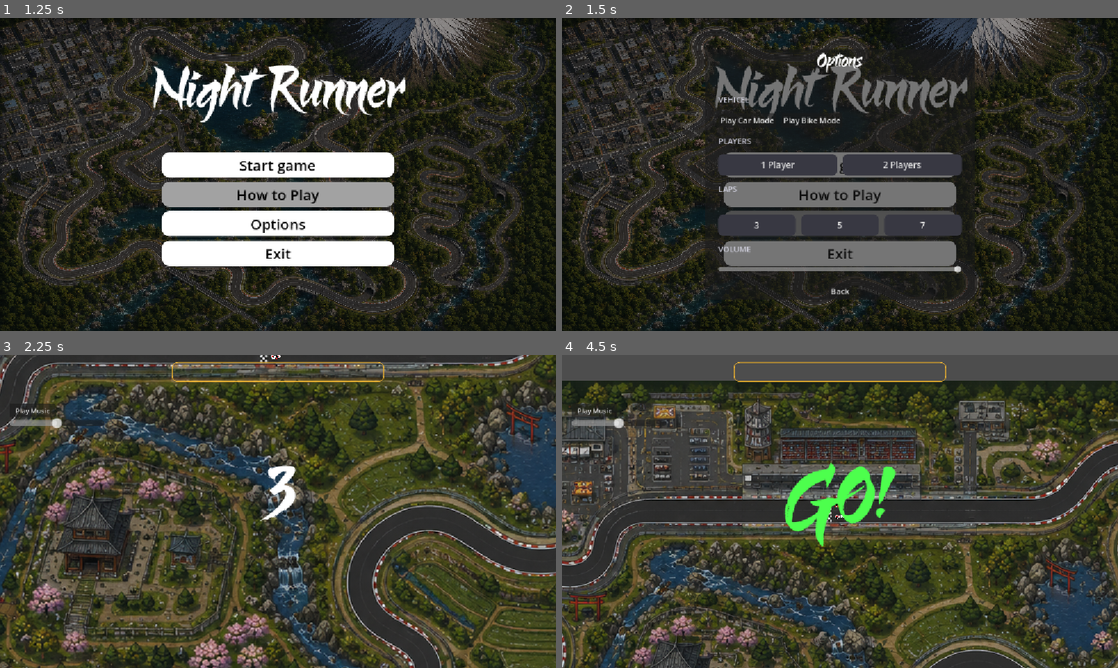
Above: before the commit, frames 1-4 (two rows, left to right).
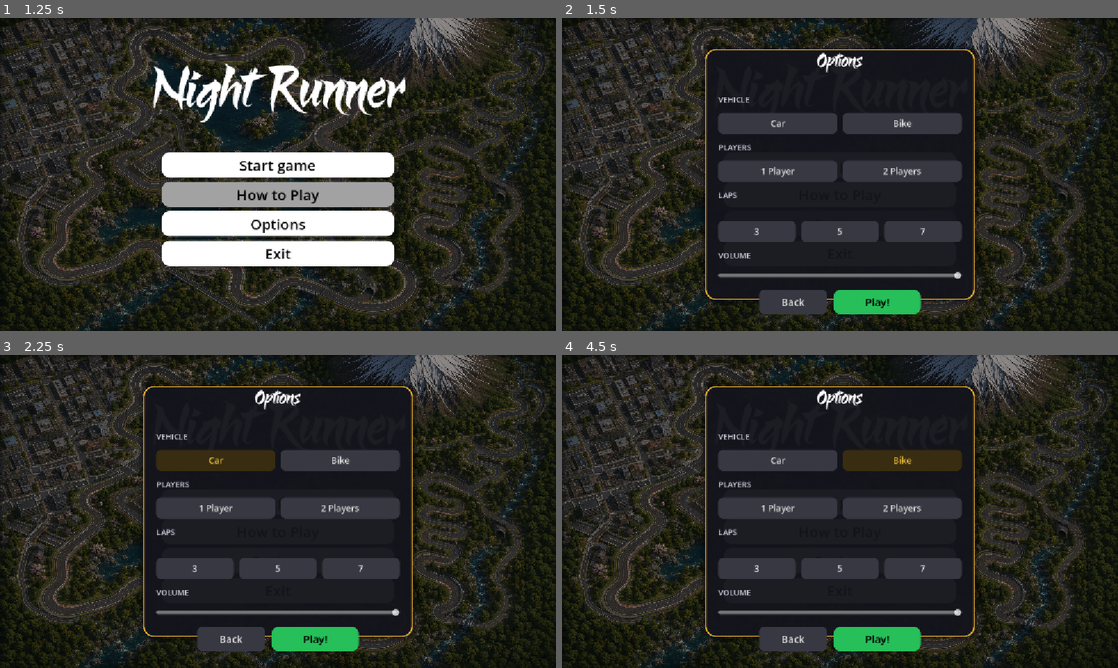
Above: after the commit, the same moments.

Repository: Bhaumik1234-star/Racer2dgt
Game: Godot game, scene res://main_menu.tscn
Same seed, same stepped clock (60 frames per second), same inputs: the game is played once before the commit and once after it. Sound files missing from this copy of the repository are replaced by a short silence.
Inputs (mouse positions are in pixels of both pictures, inside the frame that each line leads up to):
- Up to frame 1 (1.25 s): click "How to Play" at 0.5 s
- Up to frame 2 (1.5 s): click "Options" at 1.25 s
- Up to frame 3 (2.25 s): click "Play Car Mode" (after the commit: "Car") at 2 s
- Up to frame 4 (4.5 s): click (901, 461) at 2.75 s, where only the run after the commit has a clickable "Bike"; click (901, 508) at 3.5 s, where only the run after the commit has a clickable "2 Players"; click (756, 567) at 4.25 s, where only the run after the commit has a clickable "3"

Frame 1 is identical in both runs. In frame 2, 21% of the frame differs, in the area x 25-75%, y 8-95%; in frame 3, 75%, in the area x 0-100%, y 0-100%; in frame 4, 74%.
Error after the commit: Invalid access to property or key 'master_volume' on a base object of type 'Node (GameManager.gd)'. (res://MainMenu.gd:21)

Commit message:
Added new ui
Added a new ui for options and i added a tutorial screen and level but right now its not working.

Diff:
--- a/MainMenu.gd
+++ b/MainMenu.gd
@@ -1,36 +1,127 @@
 extends Control
 
+
 @onready var options_panel: Panel = $OptionsPanel
+@onready var click_sfx: AudioStreamPlayer = $ClickSFX if has_node("ClickSFX") else null
+
+@onready var car_mode_btn: Button = $OptionsPanel/VBox/VehicleRow/CarModeButton if has_node("OptionsPanel/VBox/VehicleRow/CarModeButton") else null
+@onready var bike_mode_btn: Button = $OptionsPanel/VBox/VehicleRow/BikeModeButton if has_node("OptionsPanel/VBox/VehicleRow/BikeModeButton") else null
+@onready var one_player_btn: Button = $OptionsPanel/VBox/PlayersRow/OnePlayerButton if has_node("OptionsPanel/VBox/PlayersRow/OnePlayerButton") else null
+@onready var two_player_btn: Button = $OptionsPanel/VBox/PlayersRow/TwoPlayerButton if has_node("OptionsPanel/VBox/PlayersRow/TwoPlayerButton") else null
+@onready var laps3_btn: Button = $OptionsPanel/VBox/LapRows/Laps3Button if has_node("OptionsPanel/VBox/LapRows/Laps3Button") else null
+@onready var laps5_btn: Button = $OptionsPanel/VBox/LapRows/Lap5Button if has_node("OptionsPanel/VBox/LapRows/Laps5Button") else null
+@onready var lap7_btn: Button = $OptionsPanel/VBox/LapRows/Lap7Button if has_node("OptionsPanel/VBox/LapsRows/Laps7Button") else null
+@onready var volume_slider: HSlider = $OptionsPanel/VBox/VolumeRow/VolumeSlider if has_node("OptionsPanel/VBox/VolumeRow/VolumeSlider") else null
+
 
 func _ready() -> void:
 	if options_panel:
 		options_panel.hide()
+	if volume_slider:
+		volume_slider.value = GameManager.master_volume
+	_refresh_option_button()
 
-func _on_start_pressed() -> void:
+
+func _click() -> void:
+	if click_sfx:
+		click_sfx.play()
+
+func _refresh_option_button() -> void:
+	var selected := Color(1.0, 0.8, 0.25, 1)
+	var unselected := Color(1, 1, 1, 1)
+	if car_mode_btn:
+		car_mode_btn.modulate = selected if GameManager.selected_vehicle == "car" else unselected
+	if bike_mode_btn:
+		bike_mode_btn.modulate = selected if GameManager.selected_vehicle == "bike" else unselected
+	if one_player_btn:
+		one_player_btn.modulate = selected if GameManager.single_player else unselected
+	if two_player_btn:
+		two_player_btn.modulate = selected if not GameManager.single_player else unselected
+	if laps3_btn:
+		laps3_btn.modulate = selected if GameManager.max_laps == 3 else unselected
+	if laps5_btn:
+		laps5_btn.modulate = selected if GameManager.max_laps == 5 else unselected
+	if lap7_btn:
+		lap7_btn.modulate = selected if GameManager.max_laps == 7 else unselected
+
+
+func _on_start_button_pressed() -> void:
+	_click()
 	GameManager.selected_vehicle = "car"
-	get_tree().change_scene_to_file("res://Scripts/Track.tscn")
+	get_tree().change_scene_to_file("res://Scenes/LevelSelect.tscn")
 
 func _on_settings_pressed() -> void:
+	_click()
 	if options_panel:
 		options_panel.show()
 
-func _on_exit_pressed() -> void:
+func _on_exit_button_pressed() -> void:
+	_click()
 	get_tree().quit()
 
-# --- Options Menu Buttons ---
+
+func _on_how_to_play_button_pressed() -> void:
+	_click()
+	GameManager.pending_level_scene = ""
+	get_tree().change_scene_to_file("res://Scenes/Tutorial.tscn")
+
 
 func _on_options_button_pressed() -> void:
+	_click()
 	if options_panel:
 		options_panel.show()
 
 func _on_car_mode_button_pressed() -> void:
+	_click()
 	GameManager.selected_vehicle = "car"
-	get_tree().change_scene_to_file("res://Scripts/Track.tscn")
+	_refresh_option_button()
 
 func _on_bike_mode_button_pressed() -> void:
+	_click()
 	GameManager.selected_vehicle = "bike"
-	get_tree().change_scene_to_file("res://Scripts/Track.tscn")
+	_refresh_option_button()
+
+
+func _on_one_player_button_pressed() -> void:
+	_click()
+	GameManager.single_player = true
+	_refresh_option_button()
+
+
+func _on_two_player_button_pressed() -> void:
+	_click()
+	GameManager.single_player = false
+	_refresh_option_button()
+
+
+func _on_laps_3_button_pressed() -> void:
+	_click()
+	GameManager.max_laps = 3
+	_refresh_option_button()
+
+
+func _on_lap_5_button_pressed() -> void:
+	_click()
+	GameManager.max_laps = 5
+	_refresh_option_button()
+
+
+func _on_lap_7_button_pressed() -> void:
+	_click()
+	GameManager.max_laps = 7
+	_refresh_option_button()
+
+func _on_volume_slider_value_changed(value: float) -> void:
+	GameManager.master_volume = value
+	GameManager.apply_master_volune()
+
+
+func _on_play_button_pressed() -> void:
+	_click()
+	get_tree().change_scene_to_file("res://Scenes/LevelSelect.tscn")
+
 
 func _on_back_button_pressed() -> void:
+	_click()
 	if options_panel:
 		options_panel.hide()
--- /dev/null
+++ b/Scenes/LevelSelect.tscn
@@ -0,0 +1,74 @@
+[gd_scene format=3 uid="uid://b174lrbxfybjp"]
+
+[ext_resource type="Texture2D" uid="uid://djnx446t7ojr5" path="res://MAP.png" id="1_fo23m"]
+[ext_resource type="AudioStream" uid="uid://cdfwl23d8mp2m" path="res://Sound Effects/SFX/ui_click.wav" id="2_1cx81"]
+[ext_resource type="FontFile" uid="uid://c45ggjx6dsfvw" path="res://Hoshiko Satsuki.ttf" id="3_1cx81"]
+
+[sub_resource type="StyleBoxTexture" id="StyleBoxTexture_1qomi"]
+texture = ExtResource("1_fo23m")
+modulate_color = Color(0.4509804, 0.4509804, 0.4509804, 1)
+
+[node name="LevelSelect" type="Control" unique_id=942363223]
+layout_mode = 3
+anchors_preset = 15
+anchor_right = 1.0
+anchor_bottom = 1.0
+grow_horizontal = 2
+grow_vertical = 2
+
+[node name="Panel" type="Panel" parent="." unique_id=1220810879]
+layout_mode = 1
+anchors_preset = 15
+anchor_right = 1.0
+anchor_bottom = 1.0
+grow_horizontal = 2
+grow_vertical = 2
+theme_override_styles/panel = SubResource("StyleBoxTexture_1qomi")
+
+[node name="ClickSFX" type="AudioStreamPlayer" parent="." unique_id=134857035]
+stream = ExtResource("2_1cx81")
+
+[node name="VBoxContainer" type="VBoxContainer" parent="." unique_id=1897478133]
+layout_mode = 1
+anchors_preset = 15
+anchor_right = 1.0
+anchor_bottom = 1.0
+offset_left = 40.0
+offset_top = 24.0
+offset_right = -40.0
+offset_bottom = -24.0
+grow_horizontal = 2
+grow_vertical = 2
+theme_override_constants/separation = 16
+
+[node name="Title" type="Label" parent="VBoxContainer" unique_id=1351315803]
+layout_mode = 2
+theme_override_fonts/font = ExtResource("3_1cx81")
+theme_override_font_sizes/font_size = 44
+text = "Select Track"
+horizontal_alignment = 1
+
+[node name="ScrollContainer" type="ScrollContainer" parent="VBoxContainer" unique_id=285917325]
+layout_mode = 2
+size_flags_vertical = 3
+
+[node name="GridContainer" type="GridContainer" parent="VBoxContainer/ScrollContainer" unique_id=364109373]
+layout_mode = 2
+size_flags_horizontal = 3
+theme_override_constants/h_separation = 20
+theme_override_constants/v_separation = 20
+columns = 5
+
+[node name="LockedMsg" type="Label" parent="VBoxContainer" unique_id=1235393630]
+layout_mode = 2
+theme_override_colors/font_color = Color(1, 0.4, 0.4, 1)
+theme_override_font_sizes/font_size = 18
+text = "Beat the previous level first to unlock this track!"
+horizontal_alignment = 1
+
+[node name="BackButton" type="Button" parent="VBoxContainer" unique_id=1896901386]
+custom_minimum_size = Vector2(160, 48)
+layout_mode = 2
+size_flags_horizontal = 4
+theme_override_font_sizes/font_size = 20
+text = "Back"
--- /dev/null
+++ b/Scenes/Tutorial.tscn
@@ -0,0 +1,82 @@
+[gd_scene format=3 uid="uid://c8e81ibdusi8p"]
+
+[ext_resource type="Texture2D" uid="uid://djnx446t7ojr5" path="res://MAP.png" id="1_7bloo"]
+[ext_resource type="Script" uid="uid://cbsi574k87pw8" path="res://Scripts/Tutorial.gd" id="1_rlm2d"]
+[ext_resource type="AudioStream" uid="uid://cdfwl23d8mp2m" path="res://Sound Effects/SFX/ui_click.wav" id="2_rlm2d"]
+[ext_resource type="AudioStream" uid="uid://dfmagq4kvqle1" path="res://Music/Game Song.mp3" id="3_3j26a"]
+[ext_resource type="FontFile" uid="uid://c45ggjx6dsfvw" path="res://Hoshiko Satsuki.ttf" id="4_x7a1n"]
+
+[sub_resource type="StyleBoxTexture" id="StyleBoxTexture_vv0ms"]
+texture = ExtResource("1_7bloo")
+modulate_color = Color(0.4, 0.4, 0.4, 1)
+
+[node name="Tutorial" type="Control" unique_id=1624769005]
+layout_mode = 3
+anchors_preset = 15
+anchor_right = 1.0
+anchor_bottom = 1.0
+grow_horizontal = 2
+grow_vertical = 2
+script = ExtResource("1_rlm2d")
+
+[node name="Panel" type="Panel" parent="." unique_id=381061730]
+layout_mode = 0
+offset_right = 1152.0
+offset_bottom = 648.0
+theme_override_styles/panel = SubResource("StyleBoxTexture_vv0ms")
+
+[node name="ClickSFX" type="AudioStreamPlayer" parent="." unique_id=1853321663]
+stream = ExtResource("2_rlm2d")
+
+[node name="MusicPlayer" type="AudioStreamPlayer" parent="." unique_id=783306999]
+stream = ExtResource("3_3j26a")
+volume_db = -4.0
+
+[node name="VBoxContainer" type="VBoxContainer" parent="." unique_id=492170191]
+layout_mode = 1
+anchors_preset = 15
+anchor_right = 1.0
+anchor_bottom = 1.0
+offset_left = 60.0
+offset_top = 24.0
+offset_right = -60.0
+offset_bottom = -24.0
+grow_horizontal = 2
+grow_vertical = 2
+theme_override_constants/separation = 16
+
+[node name="Title" type="Label" parent="VBoxContainer" unique_id=794469665]
+layout_mode = 2
+theme_override_fonts/font = ExtResource("4_x7a1n")
+theme_override_font_sizes/font_size = 44
+text = "How to Play"
+horizontal_alignment = 1
+
+[node name="ScrollContainer" type="ScrollContainer" parent="VBoxContainer" unique_id=894716030]
+layout_mode = 2
+size_flags_vertical = 3
+
+[node name="SectionList" type="VBoxContainer" parent="VBoxContainer/ScrollContainer" unique_id=1179616880]
+layout_mode = 2
+size_flags_horizontal = 3
+theme_override_constants/separation = 14
+
+[node name="ButtonRow" type="HBoxContainer" parent="VBoxContainer" unique_id=181383924]
+layout_mode = 2
+theme_override_constants/separation = 20
+alignment = 1
+
+[node name="BackButton" type="Button" parent="VBoxContainer/ButtonRow" unique_id=283196416]
+custom_minimum_size = Vector2(160, 52)
+layout_mode = 2
+theme_override_font_sizes/font_size = 20
+text = "Back"
+
+[node name="StarRaceButton" type="Button" parent="VBoxContainer/ButtonRow" unique_id=219648350]
+custom_minimum_size = Vector2(220, 52)
+layout_mode = 2
+theme_override_font_sizes/font_size = 22
+text = "Start Race!"
+
+[connection signal="pressed" from="VBoxContainer/ButtonRow/BackButton" to="." method="_on_back_button_pressed"]
+[connection signal="pressed" from="VBoxContainer/ButtonRow/StarRaceButton" to="." method="_on_star_race_button_pressed"]
--- /dev/null
+++ b/Scripts/Tutorial.gd
@@ -0,0 +1,79 @@
+extends Control
+
+const SECTIONS := [
+	{"title": "PLAYER 1 CONTROLS", "body": "W \u2014 Accelerate\nS \u2014 Reverse / Brake\nA / D \u2014 Steer Left / Right"},
+	{"title": "PLAYER 2 CONTROLS", "body": "\u2129 Up \u2014 Accelerate\n\u2193 Down \u2014 Reverse / Brake\n\u2190 / \u2192 \u2014 Steer Left / Right"},
+	{"title": "Drift & Boost", "body": "Steer hard while at speed to drift around a corner. Hold the drift and release it to fire off a speed BOOST \u2014 the longer the drift, the bigger the boost."},
+	{"title": "Bumping", "body": "Cars can knock each other around on contact. Use it to defend your line \u2014 or shove a rival off theirs."},
+	{"title": "STAY ON THE ROAD", "body": "Driving onto the grass slows u down a lot. Watch your speedometer in the corner \u2014 it drops fast off-roads."},
+	{"title": "LAPS & WINNING", "body": "First to complete all the laps wins the race. Beat a level to unlock the next one!"},
+]
+
+@onready var list: VBoxContainer = $VBoxContainer/ScrollContainer/SectionList
+@onready var music_player: AudioStreamPlayer = $MusicPlayer if has_node("MusicPlayer") else null
+@onready var click_sfx: AudioStreamPlayer = $ClickSFX if has_node("ClickSFX") else null
+
+func _ready() -> void:
+	for sections in SECTIONS:
+		list.add_child(_build_section(section))
+
+
+	if music_player:
+		music_player.finished.connect(func(): music_player.play())
+		music_player.play()
+
+func _build_section(section: Dictionary) -> Control:
+	var card := PanelContainer.new()
+
+	var style := StyleBoxFlat.new()
+	style.bg_color = Color(0.1, 0.1, 0.14, 0.85)
+	style.corner_radius_top_left = 12
+	style.corner_radius_top_right = 12
+	style.corner_radius_bottom_right = 12
+	style.corner_radius_bottom_left = 12
+	style.border_width_left = 2
+	style.border_width_top = 2
+	style.border_width_right = 2
+	style.border_width_bottom = 2
+	style.border_color = Color(1.0, 0.75, 0.2, 0.6)
+	style.content_margin_left = 18
+	style.content_margin_right = 18
+	style.content_margin_top = 12
+	style.content_margin_bottom = 12
+	card.add_theme_stylebox_override("panel", style)
+
+	var vbox := VBoxContainer.new()
+	vbox.add_theme_constant_override("separation", 6)
+	card.add_child(vbox)
+
+	var title = Label.new()
+	title.text = section["title"]
+	title.add_theme_font_size_override("font_size", 16)
+	title.add_theme_color_override("font_color", Color(1.0, 0.75, 0.2, 1))
+	vbox.add_child(title)
+
+	var body := Label.new()
+	body.text = section["body"]
+	body.add_theme_font_size_override("font_size", 16)
+	body.autowrap_mode = TextServer.AUTOWRAP_WORD
+	vbox.add_child(body)
+
+	return card
+
+
+func _on_star_race_button_pressed() -> void:
+	if click_sfx:
+		click_sfx.play()
+	if GameManager.pending_level_scene != "":
+		get_tree().change_scene_to_file(GameManager.pending_level_scene)
+	else:
+		get_tree().change_scene_to_file("res://Scenes/LevelSelect.tscn")
+
+
+func _on_back_button_pressed() -> void:
+	if click_sfx:
+		click_sfx.play()
+	if GameManager.pending_level_scene != "":
+		get_tree().change_scene_to_file("res://Scenes/LevelSelect.tscn")
+	else:
+		get_tree().change_scene_to_file("res://main_menu.tscn")
--- a/main_menu.tscn
+++ b/main_menu.tscn
@@ -41,6 +41,48 @@
 
 [sub_resource type="StyleBoxEmpty" id="StyleBoxEmpty_7vrkn"]
 
+[sub_resource type="StyleBoxFlat" id="StyleBoxFlat_w44g7"]
+bg_color = Color(0.078431375, 0.078431375, 0.10980392, 0.9411765)
+border_width_left = 3
+border_width_top = 3
+border_width_right = 3
+border_width_bottom = 3
+border_color = Color(1, 0.7490196, 0.2, 0.8509804)
+corner_radius_top_left = 22
+corner_radius_top_right = 22
+corner_radius_bottom_right = 22
+corner_radius_bottom_left = 22
+shadow_color = Color(0, 0, 0, 0.4)
+shadow_size = 12
+
+[sub_resource type="StyleBoxFlat" id="StyleBoxFlat_cm266"]
+bg_color = Color(0.21960784, 0.21960784, 0.25882354, 1)
+corner_radius_top_left = 10
+corner_radius_top_right = 10
+corner_radius_bottom_right = 10
+corner_radius_bottom_left = 10
+
+[sub_resource type="StyleBoxFlat" id="StyleBoxFlat_g8g3n"]
+bg_color = Color(0.21960784, 0.21960784, 0.25882354, 1)
+corner_radius_top_left = 10
+corner_radius_top_right = 10
+corner_radius_bottom_right = 10
+corner_radius_bottom_left = 10
+
+[sub_resource type="StyleBoxFlat" id="StyleBoxFlat_8u0te"]
+bg_color = Color(0.21960784, 0.21960784, 0.25882354, 1)
+corner_radius_top_left = 10
+corner_radius_top_right = 10
+corner_radius_bottom_right = 10
+corner_radius_bottom_left = 10
+
+[sub_resource type="StyleBoxFlat" id="StyleBoxFlat_oiatc"]
+bg_color = Color(0.21960784, 0.21960784, 0.25882354, 1)
+corner_radius_top_left = 10
+corner_radius_top_right = 10
+corner_radius_bottom_right = 10
+corner_radius_bottom_left = 10
+
 [sub_resource type="StyleBoxFlat" id="StyleBoxFlat_jix8l"]
 bg_color = Color(0.21960784, 0.21960784, 0.25882354, 1)
 corner_radius_top_left = 10
@@ -110,6 +152,34 @@
 corner_radius_top_right = 10
 corner_radius_bottom_right = 10
 corner_radius_bottom_left = 10
+
+[sub_resource type="StyleBoxFlat" id="StyleBoxFlat_e5qqf"]
+bg_color = Color(0.21960784, 0.21960784, 0.25882354, 1)
+corner_radius_top_left = 10
+corner_radius_top_right = 10
+corner_radius_bottom_right = 10
+corner_radius_bottom_left = 10
+
+[sub_resource type="StyleBoxFlat" id="StyleBoxFlat_7bbuq"]
+bg_color = Color(0.21960784, 0.21960784, 0.25882354, 1)
+corner_radius_top_left = 10
+corner_radius_top_right = 10
+corner_radius_bottom_right = 10
+corner_radius_bottom_left = 10
+
+[sub_resource type="StyleBoxFlat" id="StyleBoxFlat_mg3m2"]
+bg_color = Color(0.14901961, 0.7490196, 0.34901962, 1)
+corner_radius_top_left = 14
+corner_radius_top_right = 14
+corner_radius_bottom_right = 14
+corner_radius_bottom_left = 14
+
+[sub_resource type="StyleBoxFlat" id="StyleBoxFlat_ojb7r"]
+bg_color = Color(0.14901961, 0.7490196, 0.34901962, 1)
+corner_radius_top_left = 14
+corner_radius_top_right = 14
+corner_radius_bottom_right = 14
+corner_radius_bottom_left = 14
 
 [node name="MainMenu" type="Control" unique_id=1143634396]
 layout_mode = 3
@@ -231,6 +301,7 @@
 offset_top = 64.0
 offset_right = 856.0
 offset_bottom = 584.0
+theme_override_styles/panel = SubResource("StyleBoxFlat_w44g7")
 
 [node name="VBox" type="VBoxContainer" parent="OptionsPanel" unique_id=203782693]
 layout_mode = 1
@@ -240,7 +311,7 @@
 offset_left = 28.0
 offset_top = 19.5
 offset_right = -28.0
-offset_bottom = -19.5
+offset_bottom = 12.5
 grow_horizontal = 2
 grow_vertical = 2
 theme_override_constants/separation = 16
@@ -257,19 +328,29 @@
 layout_mode = 2
 theme_override_colors/font_color = Color(0.8, 0.8, 0.8509804, 1)
 theme_override_font_sizes/font_size = 16
-text = "VEHICEL"
+text = "VEHICLE"
 
 [node name="VehicleRow" type="HBoxContainer" parent="OptionsPanel/VBox" unique_id=1886060489]
 layout_mode = 2
 theme_override_constants/separation = 12
 
 [node name="CarModeButton" type="Button" parent="OptionsPanel/VBox/VehicleRow" unique_id=1938298591]
-layout_mode = 2
-text = "Play Car Mode"
+custom_minimum_size = Vector2(0, 44)
+layout_mode = 2
+size_flags_horizontal = 3
+theme_override_font_sizes/font_size = 18
+theme_override_styles/normal = SubResource("StyleBoxFlat_cm266")
+theme_override_styles/hover = SubResource("StyleBoxFlat_g8g3n")
+text = "Car"
 
 [node name="BikeModeButton" type="Button" parent="OptionsPanel/VBox/VehicleRow" unique_id=1208971922]
-layout_mode = 2
-text = "Play Bike Mode"
+custom_minimum_size = Vector2(0, 44)
+layout_mode = 2
+size_flags_horizontal = 3
+theme_override_font_sizes/font_size = 18
+theme_override_styles/normal = SubResource("StyleBoxFlat_8u0te")
+theme_override_styles/hover = SubResource("StyleBoxFlat_oiatc")
+text = "Bike"
 
 [node name="PlayersLabel" type="Label" parent="OptionsPanel/VBox" unique_id=596356960]
 layout_mode = 2
@@ -357,16 +438,38 @@
 
 [node name="ButtonRow" type="HBoxContainer" parent="OptionsPanel/VBox" unique_id=1347686674]
 layout_mode = 2
+size_flags_vertical = 3
+theme_override_constants/separation = 14
 alignment = 1
 
 [node name="BackButton" type="Button" parent="OptionsPanel/VBox/ButtonRow" unique_id=1759635935]
-layout_mode = 2
+custom_minimum_size = Vector2(140, 50)
+layout_mode = 2
+theme_override_font_sizes/font_size = 20
+theme_override_styles/normal = SubResource("StyleBoxFlat_e5qqf")
+theme_override_styles/hover = SubResource("StyleBoxFlat_7bbuq")
 text = "Back"
 
-[connection signal="pressed" from="VBoxContainer/StartButton" to="." method="_on_start_pressed"]
+[node name="PlayButton" type="Button" parent="OptionsPanel/VBox/ButtonRow" unique_id=1305889029]
+custom_minimum_size = Vector2(180, 50)
+layout_mode = 2
+theme_override_colors/font_color = Color(0, 0, 0, 1)
+theme_override_font_sizes/font_size = 22
+theme_override_styles/normal = SubResource("StyleBoxFlat_mg3m2")
+theme_override_styles/hover = SubResource("StyleBoxFlat_ojb7r")
+text = "Play!"
+
+[connection signal="pressed" from="VBoxContainer/StartButton" to="." method="_on_start_button_pressed"]
+[connection signal="pressed" from="VBoxContainer/HowToPlayButton" to="." method="_on_how_to_play_button_pressed"]
 [connection signal="pressed" from="VBoxContainer/OptionsButton" to="." method="_on_options_button_pressed"]
-[connection signal="pressed" from="VBoxContainer/OptionsButton" to="." method="_on_settings_pressed"]
-[connection signal="pressed" from="VBoxContainer/ExitButton" to="." method="_on_exit_pressed"]
+[connection signal="pressed" from="VBoxContainer/ExitButton" to="." method="_on_exit_button_pressed"]
 [connection signal="pressed" from="OptionsPanel/VBox/VehicleRow/CarModeButton" to="." method="_on_car_mode_button_pressed"]
 [connection signal="pressed" from="OptionsPanel/VBox/VehicleRow/BikeModeButton" to="." method="_on_bike_mode_button_pressed"]
+[connection signal="pressed" from="OptionsPanel/VBox/PlayersRow/OnePlayerButton" to="." method="_on_one_player_button_pressed"]
+[connection signal="pressed" from="OptionsPanel/VBox/PlayersRow/TwoPlayerButton" to="." method="_on_two_player_button_pressed"]
+[connection signal="pressed" from="OptionsPanel/VBox/LapRows/Laps3Button" to="." method="_on_laps_3_button_pressed"]
+[connection signal="pressed" from="OptionsPanel/VBox/LapRows/Lap5Button" to="." method="_on_lap_5_button_pressed"]
+[connection signal="pressed" from="OptionsPanel/VBox/LapRows/Lap7Button" to="." method="_on_lap_7_button_pressed"]
+[connection signal="value_changed" from="OptionsPanel/VBox/VolumeRow/VolumeSlider" to="." method="_on_volume_slider_value_changed"]
 [connection signal="pressed" from="OptionsPanel/VBox/ButtonRow/BackButton" to="." method="_on_back_button_pressed"]
+[connection signal="pressed" from="OptionsPanel/VBox/ButtonRow/PlayButton" to="." method="_on_play_button_pressed"]
Not shown, added: Scripts/Tutorial.gd.uid
Not shown, changed: export_presets.cfg
Binary file added: newversionnotworking11111.apple-touch-icon.png
Not shown, added: newversionnotworking11111.apple-touch-icon.png.import
Binary file added: newversionnotworking11111.icon.png
Not shown, added: newversionnotworking11111.icon.png.import
Binary file added: newversionnotworking11111.png
Not shown, added: newversionnotworking11111.png.import
Not shown, added: newversionnotworking.pck
Not shown, added: newversionnotworking11111.audio.position.worklet.js
Not shown, added: newversionnotworking11111.audio.worklet.js
Not shown, added: newversionnotworking11111.js
(and 2 more such lines)
